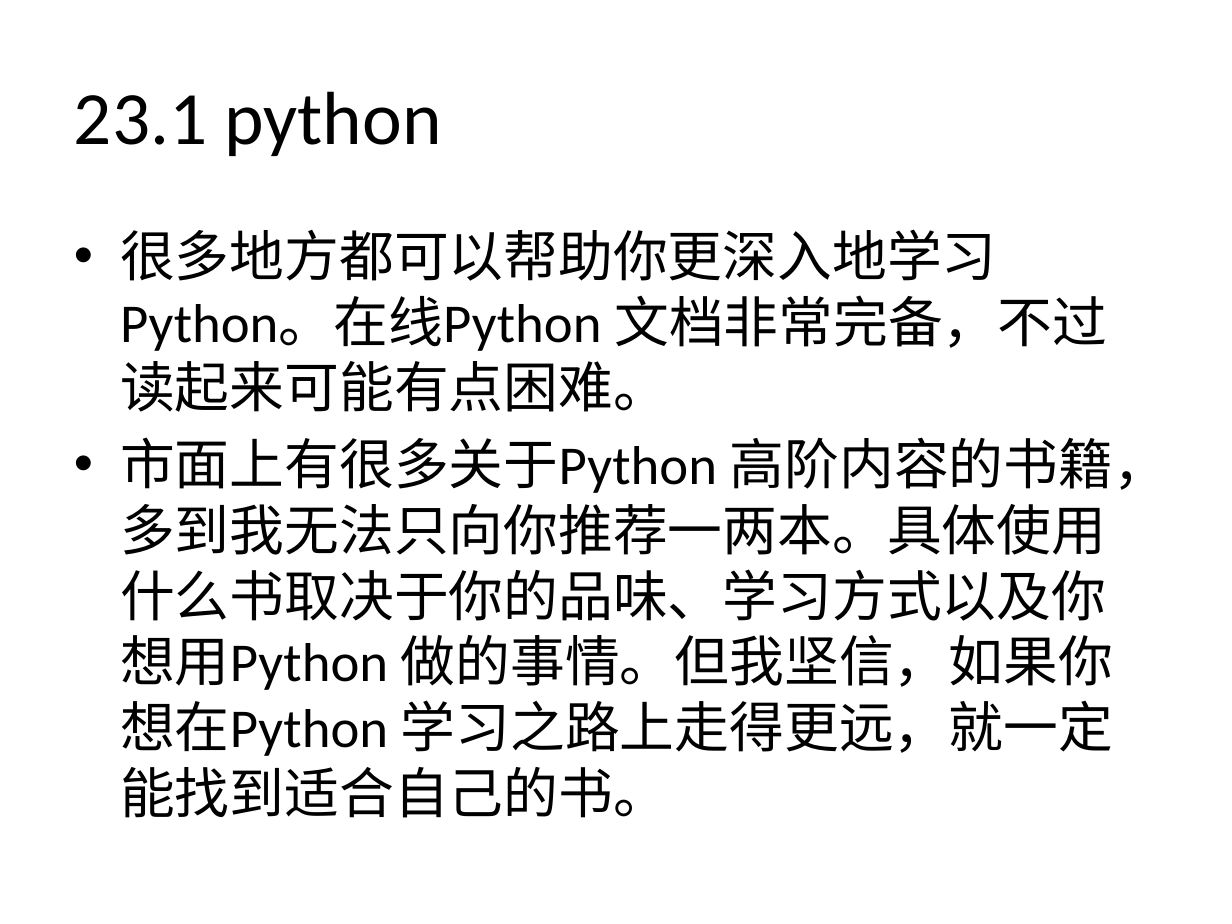
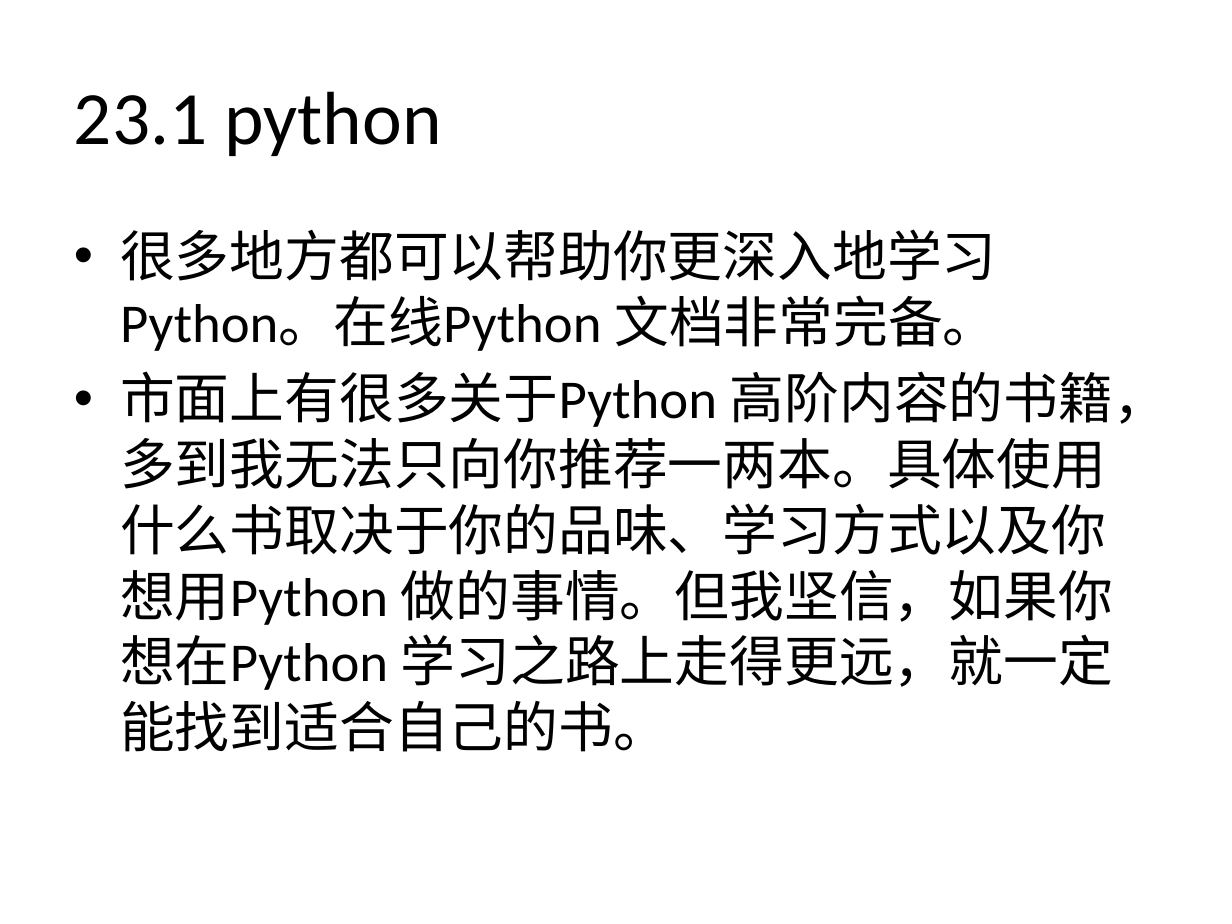
Before and after one commit to zhinan18/Python3, a slide deck: slide 226 of readme/Python3.pptx (slide 223 before the commit). Drawn at 1232x924 pixels with LibreOffice and Linux fonts; fonts in the diff are those of the drawing. Boxes give left, top, right and bottom in pixels: in the first picture for what was removed or moved away, otherwise in the second. Text is boxed around its words. In the diff, an @@ line names an element or a change of style, - is before the commit and + after.

```diff
--- a/readme/Python3.pptx
+++ b/readme/Python3.pptx
@@ text at (x1=120, y1=229, x2=997, y2=351): text changed @@
-• 很多地方都可以帮助你更深入地学习Python。在线Python 文档非常完备，不过读起来可能有点困难。
+• 很多地方都可以帮助你更深入地学习Python。在线Python 文档非常完备。
```
Also in this commit, not shown: 2 other slides changed, 9 slides added, 1 slide removed, 21 other files.
